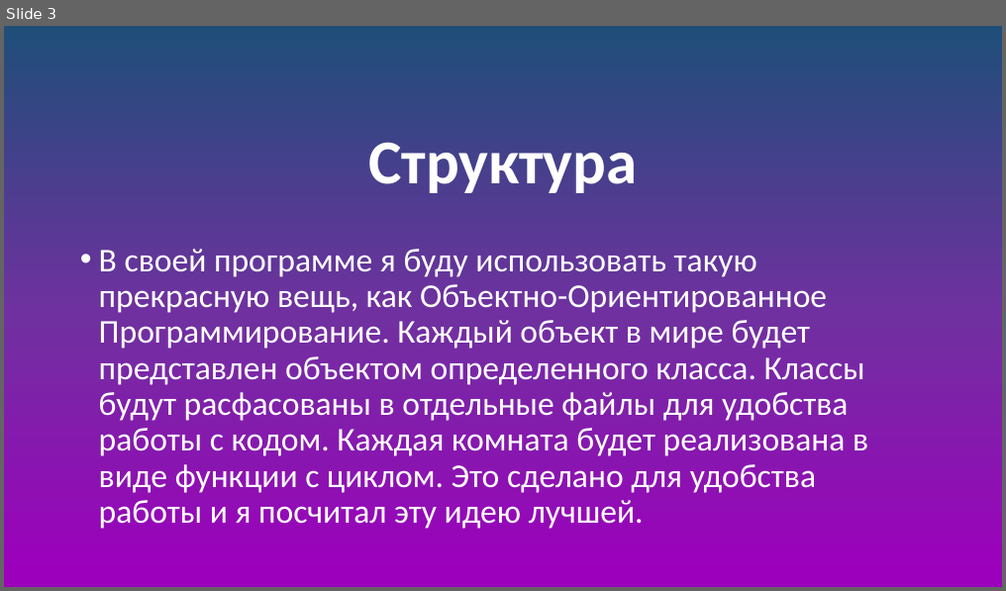
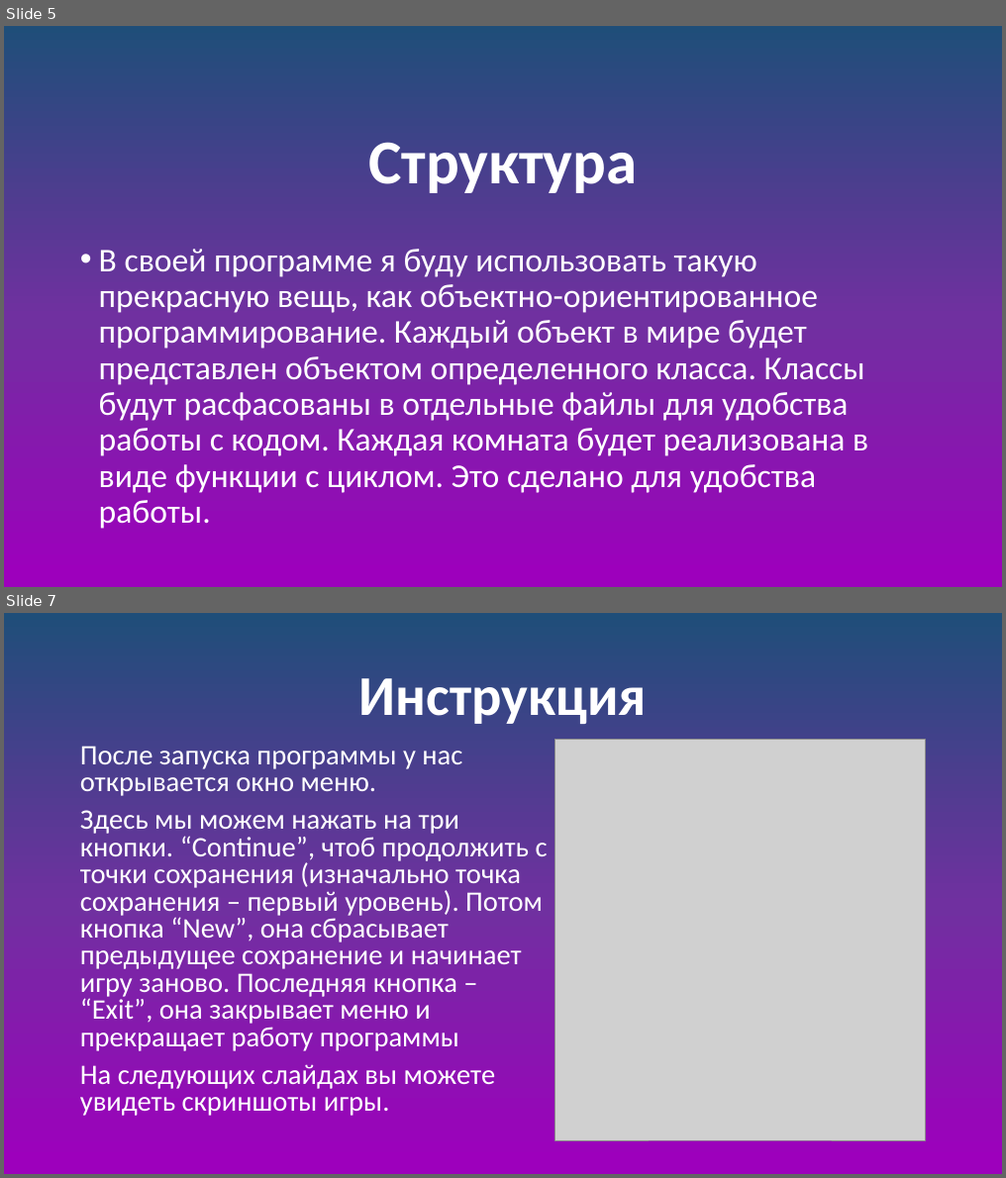
Before and after one commit to Father-Dog-Danil/Pygame_solo, a slide deck: doc/презентация.pptx. Shown one above the other, each under a label of ours: slide 3 before the commit, slides 5 and 7 after it; the slides between them are not shown. The pictures are 1006x591 and 1006x1178 pixels, drawn with LibreOffice and Linux fonts; fonts in the diff are those of the drawing; grey boxes stand for pictures. Boxes give left, top, right and bottom in pixels: in the first picture for what was removed or moved away, otherwise in the second. Text is boxed around its words. In the diff, an @@ line names an element or a change of style, - is before the commit and + after.

```diff
--- a/doc/презентация.pptx
+++ b/doc/презентация.pptx
@@ slide 7 added at (x1=4, y1=613, x2=1002, y2=1174), background gradient #1F4E79 to #7030A0 to #9D00BC @@
@@ title added at (x1=359, y1=678, x2=647, y2=724), 54 pt, text #FFFFFF, bold @@
+Инструкция
@@ text added at (x1=80, y1=746, x2=548, y2=1116), 27.2 pt, text #FFFFFF @@
+После запуска программы у нас открывается окно меню.
+Здесь мы можем нажать на три кнопки. “Continue”, чтоб продолжить с точки сохранения (изначально точка сохранения – первый уровень). Потом кнопка “New”, она сбрасывает предыдущее сохранение и начинает игру заново. Последняя кнопка – “Exit”, она закрывает меню и прекращает работу программы
+На следующих слайдах вы можете увидеть скриншоты игры.
@@ picture added at (x1=555, y1=740, x2=925, y2=1141) @@
@@ what was slide 3 is now slide 5 @@
@@ slide 5 changed as well @@
@@ text at (x1=99, y1=249, x2=868, y2=529): text changed @@
-• В своей программе я буду использовать такую прекрасную вещь, как Объектно-Ориентированное Программирование. Каждый объект в мире будет представлен объектом определенного класса. Классы будут расфасованы в отдельные файлы для удобства работы с кодом. Каждая комната будет реализована в виде функции с циклом. Это сделано для удобства работы и я посчитал эту идею лучшей.
+• В своей программе я буду использовать такую прекрасную вещь, как объектно-ориентированное программирование. Каждый объект в мире будет представлен объектом определенного класса. Классы будут расфасованы в отдельные файлы для удобства работы с кодом. Каждая комната будет реализована в виде функции с циклом. Это сделано для удобства работы.
```
Also in this commit, not shown: 4 other slides changed, 13 other slides added.
